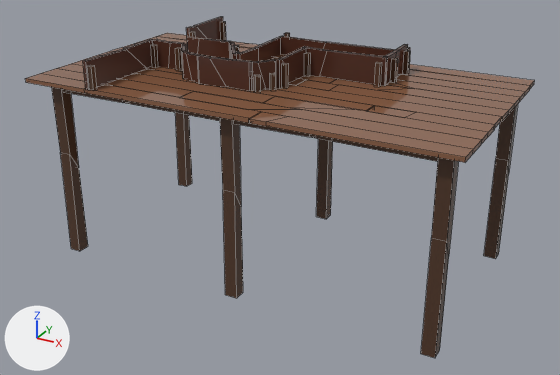
Before and after pictures for a commit that changed the FBX model Assets/Resources/Meshes/Table_Meshes/Table_1.fbx.
One viewpoint serves both versions: a 50 mm camera at (32.2, -56.3, 18.5) aimed at (2.1, -1.5, -8.9). Every picture has the same lights, and +X, +Y and +Z are marked at lower left. Mesh edges are drawn as thin lines. Vertices at the same position are counted once.

Before the edit, the objects in view are built like this:
```python
me_cube_106 = bpy.data.meshes.new('Cube.106')
me_cube_106.from_pydata(...)  # 722 vertices, 594 faces; spans x -17.5..20.5, y -10.6..9.5, z -15.7..2.9
# faces by material slot: [254, 200, 140]
me_cube_106.materials.append(mat_wooddark)  # brown #533a2a
me_cube_106.materials.append(mat_wood)  # brown #8b6147
me_cube_106.materials.append(mat_mahogany)  # brown #533228
ob_cube_095 = bpy.data.objects.new('Cube.095', me_cube_106)
ob_cube_095.location = (0.0, 0.0, 0.0)
```
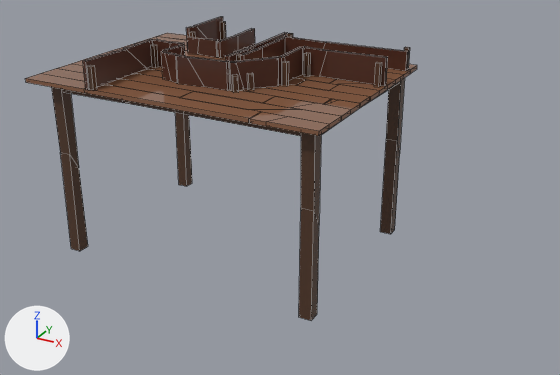
The newer file is also turned or shifted as a whole; pictures and numbers use the older file's frame.

The edits, one by one:
me_cube_106 is used by ob_cube_095; location (0.0, 0.0, 0.0).
me_cube_106 had 722 vertices, 594 faces and spanned x -17.5..20.5, y -10.6..9.5, z -15.7..2.9.
me_cube_106 now has 634 vertices, 528 faces and spans x -17.5..10.2, y -10.6..9.5, z -15.7..2.9.
me_cube_106 part 1: the loose piece of 12 vertices spanning x 1.4..2.5, y -8.6..7.3, z -0.6..0.2 is moved by (6.9, 0.0, 0.0).
me_cube_106 part 2: the loose piece of 12 vertices spanning x 1.4..2.5, y 7.3..8.4, z -15.7..0.2 is moved by (6.9, 0.0, 0.0).
me_cube_106 part 3: the loose piece of 12 vertices spanning x 1.4..2.5, y -9.7..-8.6, z -15.7..0.2 is moved by (6.9, 0.0, 0.0).
me_cube_106 part 4: the loose piece of 12 vertices spanning x -5.6..-3.6, y -4.9..-4.0, z 0.5..2.9 is moved by (-1.6, -0.8, 0.0).
me_cube_106 part 5: the loose piece of 12 vertices spanning x -3.7..1.0, y -4.9..-4.3, z 0.5..2.9 is moved by (-1.6, -0.8, 0.0).
me_cube_106 part 6: the loose piece of 8 vertices spanning x 2.8..3.2, y -2.5..-2.1, z 0.5..2.5 is moved by (-0.3, 0.6, 0.0).
me_cube_106 part 7: the loose piece of 8 vertices spanning x 1.4..1.9, y -4.7..-4.2, z 0.5..1.8 is moved by (-1.6, -0.8, 0.0).
me_cube_106 part 8: the loose piece of 8 vertices spanning x 2.2..2.8, y -3.7..-3.2, z 0.5..1.8 is moved by (-1.6, -0.8, 0.0).
me_cube_106 part 9: the loose piece of 8 vertices spanning x -5.4..-4.8, y 3.0..3.6, z 0.5..1.8 is turned -35 degrees about the z axis through its middle, then moved by (2.1, -2.9, 0.0).
me_cube_106 part 10: 8 loose pieces with 88 vertices, spanning x 1.0..20.5, y -9.7..8.4, z -15.7..2.9, are deleted.
Part 11, on me_cube_106:
107 vertices are removed from x -17.5..20.5, y -10.6..9.5, z -0.5..2.9.
148 faces are deleted.
12 vertices in x 8.1..12.6, y 0.5..7.6, z 0.2..0.5 move by (-3.6, 0.0, 0.0).
11 vertices in x -3.4..-3.0, y 0.0..7.6, z -0.6..2.1 move by (0.8, 0.0, 0.0).
10 vertices in x 8.0..11.2, y -5.0..4.2, z 0.2..0.5 move by (-3.5, 0.0, 0.0).
8 vertices in x 1.4, y -9.5..8.3, z -0.5..0.2 move by (6.8, 0.0, 0.0).
4 vertices in x -5.8, y 3.2..3.6, z 0.5..2.1 move by (-1.4, 0.0, 0.0).
17 vertices move from x -2.6..2.8, y -2.8..7.6, z -0.6..2.9 to x -2.6..2.5, y -2.0..7.6, z -0.6..2.9.
91 vertices are added at x -7.4..10.2, y -10.6..9.5, z 0.2..2.9.
8 new vertices lie (0.4, 0.0, 0.0) away from vertices in x -7.2..-3.5, y -1.0..9.5, z 0.5..2.1.
68 new faces join them, mat_wood (brown #8b6147).
65 new faces join them, mat_mahogany (brown #533228).
15 new faces join them, mat_wooddark (brown #533a2a).

What differs and where, as boxes [x1, y1, x2, y2] in the pictures (560 x 375 px; the box of a moved part takes in the faces that stretch with it):
'Cube.095', reshaped (23% narrower, 11% shorter)
    before: [25, 17, 535, 358]
    after: [25, 17, 417, 321]
part 1 of me_cube_106, moved or reshaped (not visible before)
    after: [321, 81, 401, 135]
part 2 of me_cube_106, moved or reshaped
    before: [316, 139, 333, 219]
    after: [380, 78, 405, 234]
part 3 of me_cube_106, moved or reshaped
    before: [220, 118, 243, 298]
    after: [299, 133, 321, 321]
part 4 of me_cube_106, moved or reshaped
    before: [182, 51, 200, 84]
    after: [161, 51, 178, 83]
part 5 of me_cube_106, moved or reshaped
    before: [198, 55, 252, 91]
    after: [177, 55, 230, 91]
part 6 of me_cube_106, moved or reshaped
    before: [282, 63, 289, 88]
    after: [282, 61, 289, 86]
part 7 of me_cube_106, moved or reshaped
    before: [254, 75, 261, 92]
    after: [232, 74, 239, 92]
part 8 of me_cube_106, moved or reshaped
    before: [270, 73, 276, 91]
    after: [248, 73, 254, 90]
part 9 of me_cube_106, moved or reshaped
    before: [235, 45, 239, 52]
    after: [237, 55, 241, 61]
part 10 of me_cube_106, deleted (brown)
    before: [251, 50, 518, 358]
part 11 of me_cube_106, moved or reshaped
    before: [112, 36, 535, 162]
    after: [112, 28, 417, 136]
